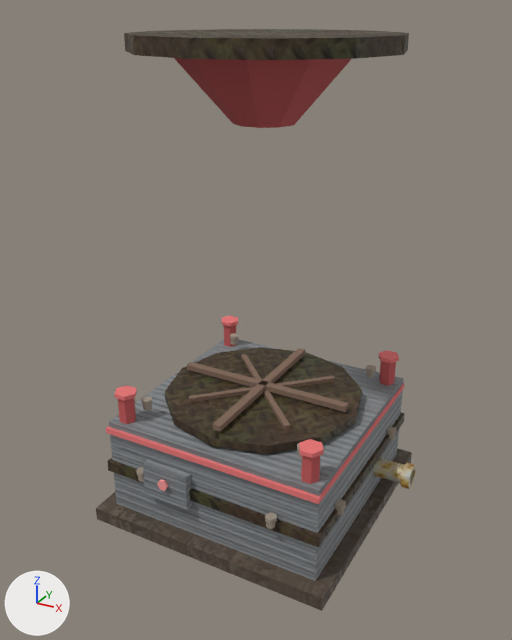
An edit to the glTF model buildings/sink/models/sink.glb, drawn before and after from the same camera.
Camera for both pictures: a 50 mm camera at (0.536, -1.003, 0.858) aimed at (0.0, -0.029, 0.371). The lights are fixed; the arrows at lower left show +X, +Y and +Z. The first picture is the older version. Where no turn or scale is listed for an object, it has been applied to the vertices. Vertices at exactly the same position are counted once.

The first picture shows 'Band', 'BasePlatform', 'Body', 'ControlPanel', 'DrainPipe', 'Funnel', 'GrateBar_0', 'GrateBar_1', 'GrateDiag_0', 'HopperInner', 'HopperRim', 'RedStripe' and 17 more.
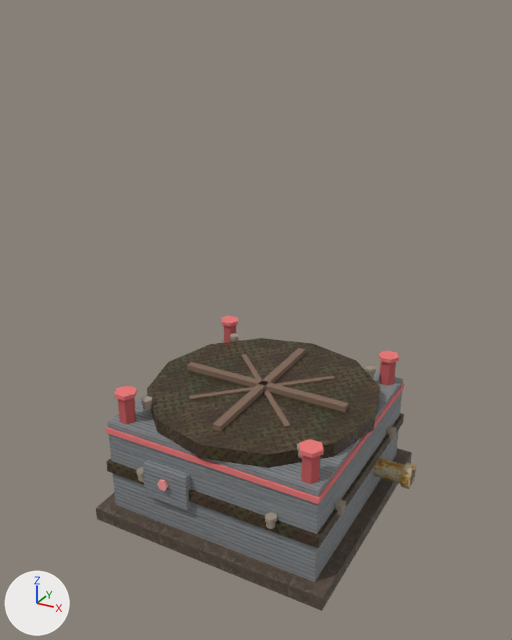
The newer file is also rescaled (x4.0) as a whole; pictures and numbers use the older file's frame.

Patch to the scene script:
```diff
--- a/buildings/sink/models/sink.glb.py
+++ b/buildings/sink/models/sink.glb.py
@@ me_cone @@
 # used by ob_funnel; location = (0.0, 0.0, 0.82)
-me_cone.from_pydata(...)  # 20 vertices, 36 faces; spans x -0.162..0.162, y -0.155..0.155, z -0.125..0.0
+me_cone.from_pydata(...)  # 20 vertices, 36 faces; spans x -0.162..0.162, y -0.155..0.155, z -0.74..-0.615
+# me_cone part 1: the whole mesh is moved by (0.0, 0.0, -0.615)
 me_cone.materials.append(mat_conemat)
@@ me_cylinder_004 @@
 # used by ob_hopperrim; location = (0.0, 0.006, 0.8)
-me_cylinder_004.from_pydata(...)  # 24 vertices, 44 faces; spans x -0.213..0.213, y -0.213..0.213, z 0.0..0.025
+me_cylinder_004.from_pydata(...)  # 24 vertices, 44 faces; spans x -0.213..0.213, y -0.217..0.208, z -0.6..-0.575
+# me_cylinder_004 part 2: the whole mesh is moved by (0.0, -0.004, -0.6)
 me_cylinder_004.materials.append(mat_ph_metal_plate_002)
```

Changed parts and their boxes (x1, y1, x2, y2) in the pictures (512 x 640 px):
'HopperRim', moved: before (124, 29, 409, 60); after (147, 338, 380, 468)
'Funnel', moved (not visible afterwards): before (174, 58, 351, 128)
'HopperInner', unchanged, covered by the edit: before (165, 347, 362, 454)
